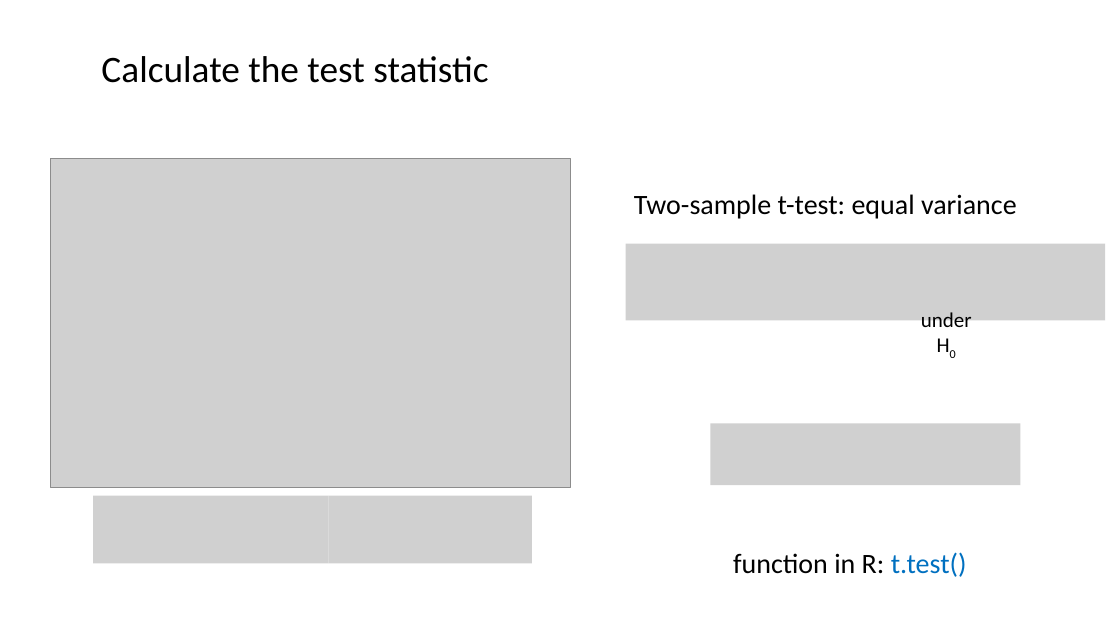
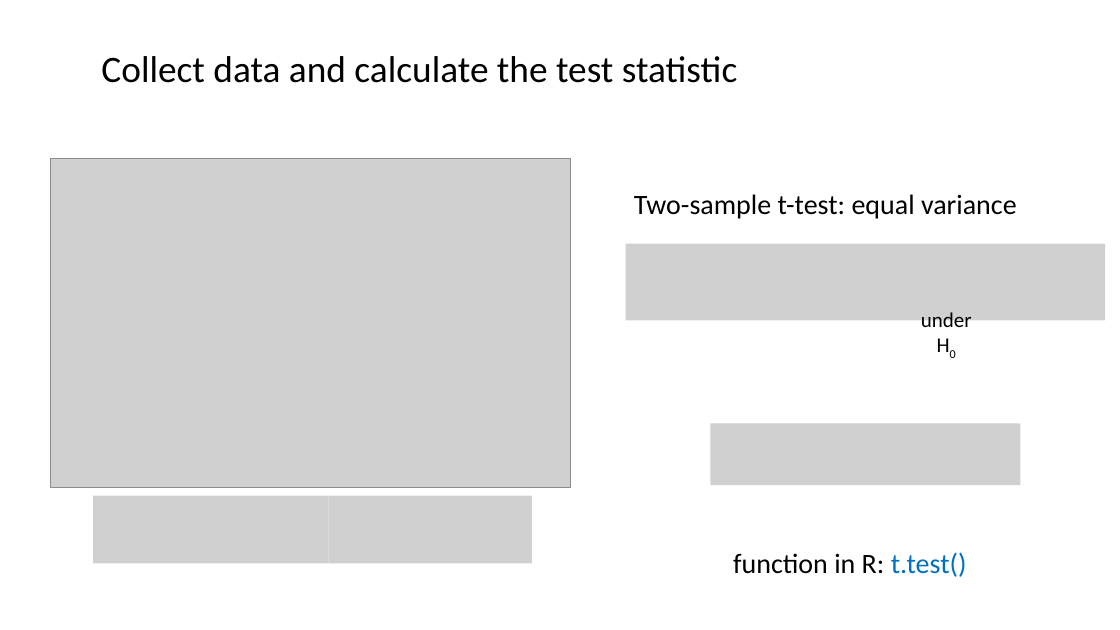
Before and after one commit to USCbiostats/LAsBEST, a slide deck: slide 9 of google-drive/week02/2Tues/1_lasbest-hypothesis-testing.pptx. Drawn at 1120x630 pixels with LibreOffice and Linux fonts; fonts in the diff are those of the drawing; grey boxes stand for pictures; background and template pictures are left out. Boxes give left, top, right and bottom in pixels: in the first picture for what was removed or moved away, otherwise in the second. Text is boxed around its words. In the diff, an @@ line names an element or a change of style, - is before the commit and + after.

Commit message:
update ht

```diff
--- a/google-drive/week02/2Tues/1_lasbest-hypothesis-testing.pptx
+++ b/google-drive/week02/2Tues/1_lasbest-hypothesis-testing.pptx
@@ text at [101,56,737,83]: text changed @@
-Calculate the test statistic
+Collect data and calculate the test statistic
```
Also in this commit, not shown: 1 other slide changed.
